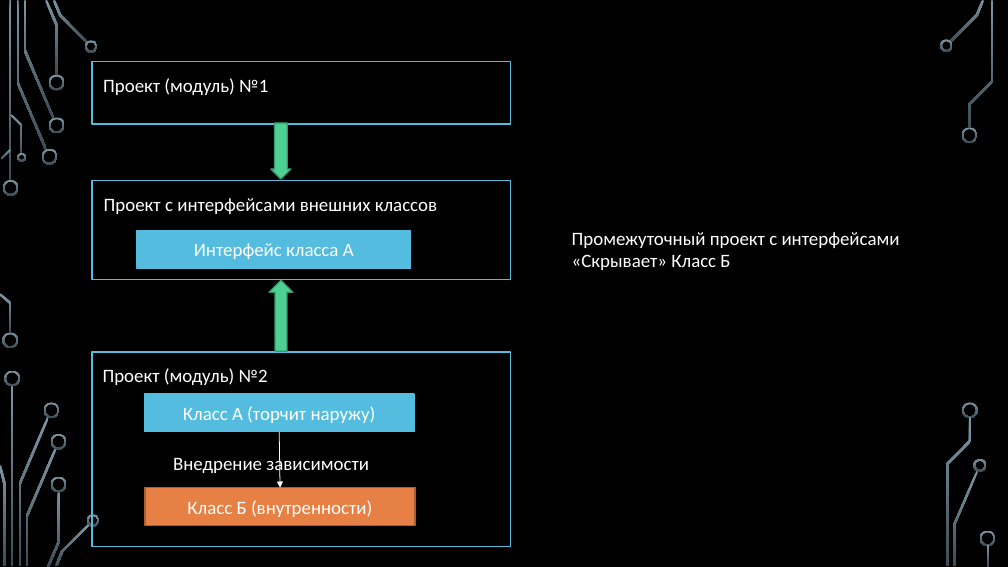
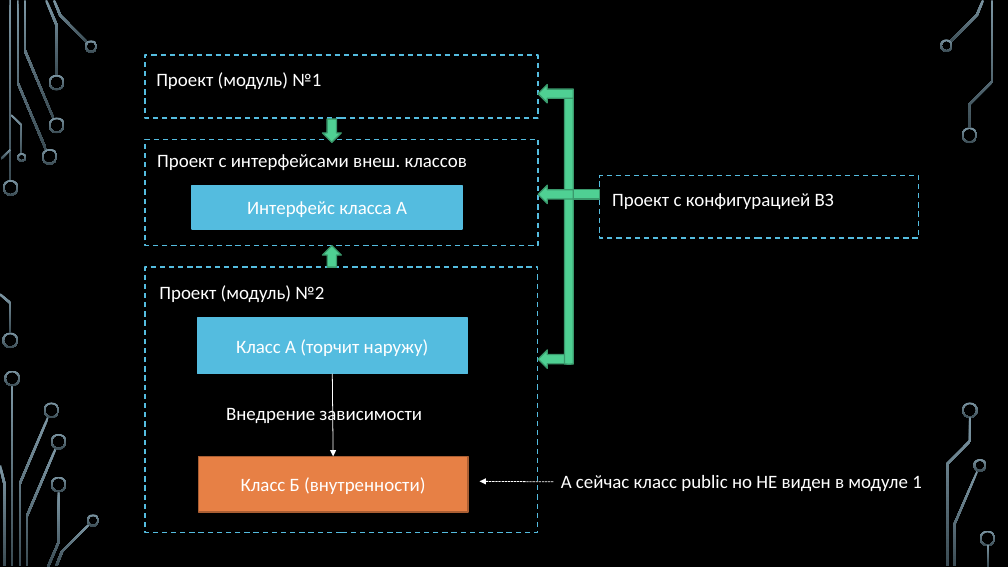
Before and after one commit to sergeyryskulov/Presentations, a slide deck: slide 7 of 8. Гексагональная архитектура/Архитектура больших проектов.pptx (slide 8 before the commit). Drawn at 1008x567 pixels with LibreOffice and Linux fonts; fonts in the diff are those of the drawing; background and template pictures are left out. Boxes give left, top, right and bottom in pixels: in the first picture for what was removed or moved away, otherwise in the second. Text is boxed around its words. In the diff, an @@ line names an element or a change of style, - is before the commit and + after.

```diff
--- a/8. Гексагональная архитектура/Архитектура больших проектов.pptx
+++ b/8. Гексагональная архитектура/Архитектура больших проектов.pptx
@@ rectangle: place and size @@
-rectangle at <box>92,61,510,124</box>
+rectangle at <box>145,55,538,118</box>
@@ text "Проект (модуль) №1": place and size @@
-text "Проект (модуль) №1" at <box>103,78,268,95</box>
+text "Проект (модуль) №1" at <box>156,72,321,89</box>
@@ down arrow: place and size @@
-down arrow at <box>271,123,291,179</box>
+down arrow at <box>323,119,342,142</box>
@@ down arrow at <box>323,119,342,142</box>: proportions changed; mirrored @@
@@ rectangle: place and size @@
-rectangle at <box>92,180,510,279</box>
+rectangle at <box>145,139,538,246</box>
@@ text at <box>157,154,467,170</box>: text changed @@
-Проект с интерфейсами внешних классов
+Проект с интерфейсами внеш. классов
@@ rectangle "Интерфейс класса А": place and size @@
-rectangle "Интерфейс класса А" at <box>137,231,411,268</box>
+rectangle "Интерфейс класса А" at <box>192,185,462,229</box>
@@ group added at <box>538,85,919,369</box>: 3 down arrows, 2 freeform shapes, 1 rectangle, 1 text @@
+Проект c конфигурацией ВЗ
@@ text removed at <box>572,232,900,270</box> @@
-Промежуточный проект с интерфейсами
-«Скрывает» Класс Б
@@ outline #54BCDF 1.25 pt to #54BCDF 1.25 pt dashed in 3 elements at <box>145,55,538,118</box>, <box>145,139,538,246</box>, <box>145,267,538,533</box> @@
@@ rectangle: place and size @@
-rectangle at <box>92,352,510,547</box>
+rectangle at <box>145,267,538,533</box>
@@ down arrow: place and size @@
-down arrow at <box>269,281,293,352</box>
+down arrow at <box>323,246,342,267</box>
@@ text "Проект (модуль) №2": place and size @@
-text "Проект (модуль) №2" at <box>103,368,268,385</box>
+text "Проект (модуль) №2" at <box>159,285,324,302</box>
@@ rectangle "Класс А (торчит наружу)": place and size @@
-rectangle "Класс А (торчит наружу)" at <box>144,394,414,432</box>
+rectangle "Класс А (торчит наружу)" at <box>197,318,467,374</box>
@@ arrow moved from (279, 432) - (280, 488) to (333, 374) - (333, 457) @@
@@ text "Внедрение зависимости": place and size @@
-text "Внедрение зависимости" at <box>173,455,369,476</box>
+text "Внедрение зависимости" at <box>226,405,422,426</box>
@@ rectangle "Класс Б (внутренности)": place and size @@
-rectangle "Класс Б (внутренности)" at <box>145,488,415,526</box>
+rectangle "Класс Б (внутренности)" at <box>198,457,468,513</box>
@@ text added at <box>561,475,922,491</box>, 18 pt, text #FFFFFF @@
+А сейчас класс public но НЕ виден в модуле 1
@@ arrow added from (554, 482) to (479, 482), #FFFFFF 0.75 pt dashed @@
```
Also in this commit, not shown: 10 other slides changed, 3 slides added, 2 slides removed, 1 other file.
